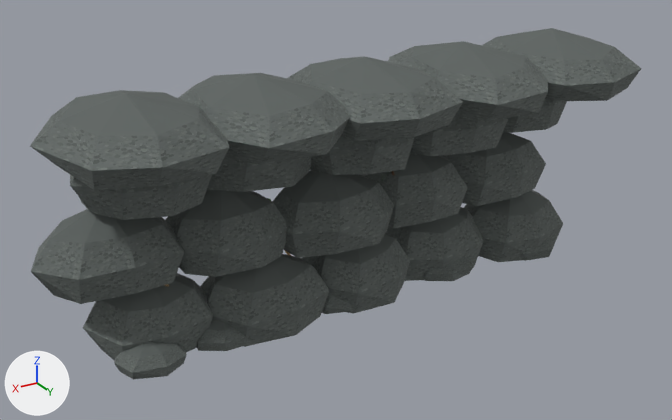
A saved change to the OBJ model Assets/ProjectOEN/ProductionArt/Meshes/environment_set_dressing/en-012_rock_wall_module__ledge.obj.
Rendered twice from a camera (50 mm lens) standing at (2.67, 4.28, 2.67) and looking at (0.18, 0.12, 0.6). Every picture has the same lights, and +X, +Y and +Z are marked at lower left. The older version comes first. Where no turn or scale is listed for an object, it has been applied to the vertices. Vertices at exactly the same position are counted once.

Before the edit, the objects in view are built like this:
```python
me_en_012_rock_wall_module__ledge = bpy.data.meshes.new('en-012_rock_wall_module__ledge')
me_en_012_rock_wall_module__ledge.from_pydata(...)  # 747 vertices, 1338 faces; spans x -1.75..1.85, y -0.42..0.71, z -0.01..1.47
# faces by material slot: [1170, 80, 8, 80]
me_en_012_rock_wall_module__ledge.materials.append(mat_stone)  # picture img_stone_albedo_png
me_en_012_rock_wall_module__ledge.materials.append(mat_rope)  # picture img_rope_albedo_png
me_en_012_rock_wall_module__ledge.materials.append(mat_leaf)  # picture img_leaf_albedo_png
me_en_012_rock_wall_module__ledge.materials.append(mat_wood)  # picture img_wood_albedo_png
ob_en_012_rock_wall_module__ledge = bpy.data.objects.new('en-012_rock_wall_module__ledge', me_en_012_rock_wall_module__ledge)
ob_en_012_rock_wall_module__ledge.location = (0.0, 0.0, 0.0)
```
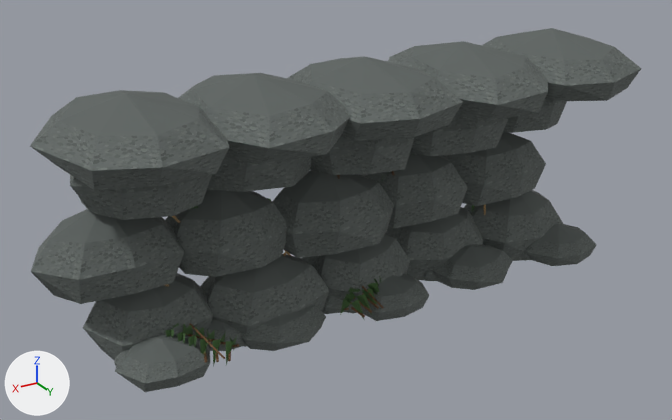
What differs and where, as boxes [x1, y1, x2, y2] in the pictures (672 x 420 px):
'en-012_rock_wall_module__ledge', reshaped: before [30, 28, 641, 380]; after [30, 28, 641, 392]
part 1 of me_en_012_rock_wall_module__ledge, added: after [525, 224, 596, 266]
part 2 of me_en_012_rock_wall_module__ledge, added: after [430, 245, 513, 290]
part 3 of me_en_012_rock_wall_module__ledge, added: after [115, 154, 486, 392]

What the commit changed:
me_en_012_rock_wall_module__ledge is used by ob_en_012_rock_wall_module__ledge; location (0.0, 0.0, 0.0).
me_en_012_rock_wall_module__ledge had 747 vertices, 1338 faces and spanned x -1.75..1.85, y -0.42..0.71, z -0.01..1.47.
me_en_012_rock_wall_module__ledge now has 1697 vertices, 2762 faces and spans x -1.75..1.85, y -0.42..0.71, z -0.01..1.47.
me_en_012_rock_wall_module__ledge part 1: the loose piece of 26 vertices spanning x -1.59..-0.83, y -0.34..0.29, z -0.01..0.44 is copied, and the copy is scaled about its middle by (0.694, 0.71, 0.455), then moved by (-0.19, 0.29, -0.12); it spans x -1.67..-1.13, y 0.04..0.49, z -0.01..0.2.
me_en_012_rock_wall_module__ledge part 2: the loose piece of 26 vertices spanning x -0.36..0.36, y -0.3..0.32, z -0.01..0.44 is copied, and the copy is scaled about its middle by (0.778, 0.71, 0.455), then moved by (-0.74, 0.21, -0.11); it spans x -1.02..-0.46, y 0.01..0.45, z -0.01..0.2.
me_en_012_rock_wall_module__ledge part 3: 562 vertices added at x -1.48..1.57, y -0.28..0.57, z -0.01..1.19.
Other edits to the shape of me_en_012_rock_wall_module__ledge do not show in these pictures.
